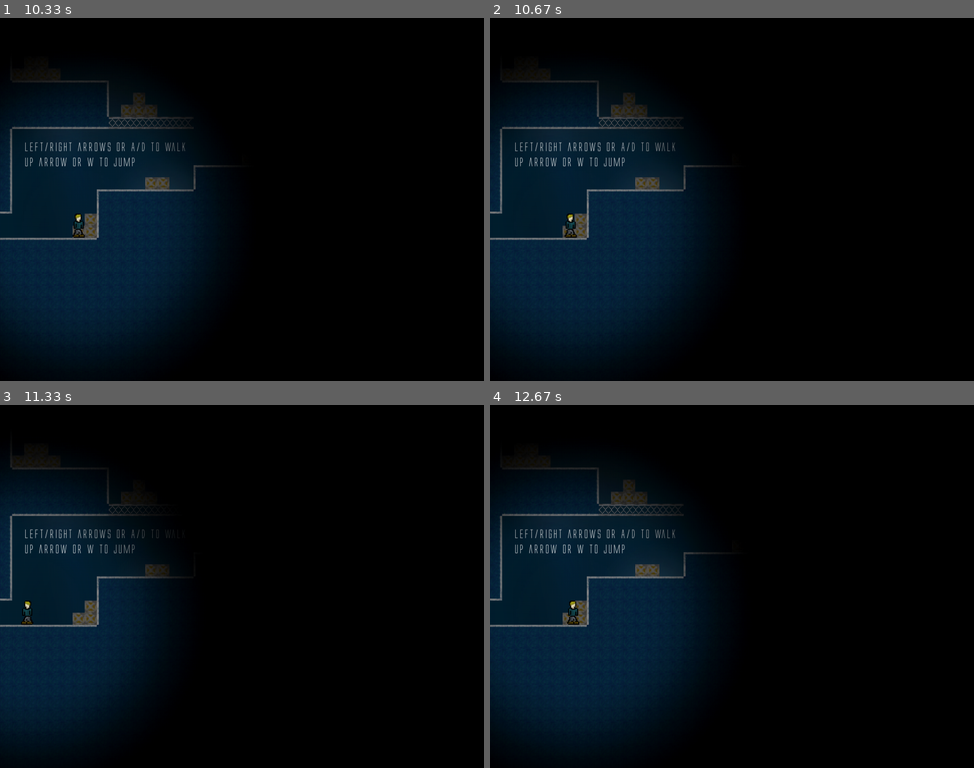
Above: before the commit, frames 1-4 (two rows, left to right).
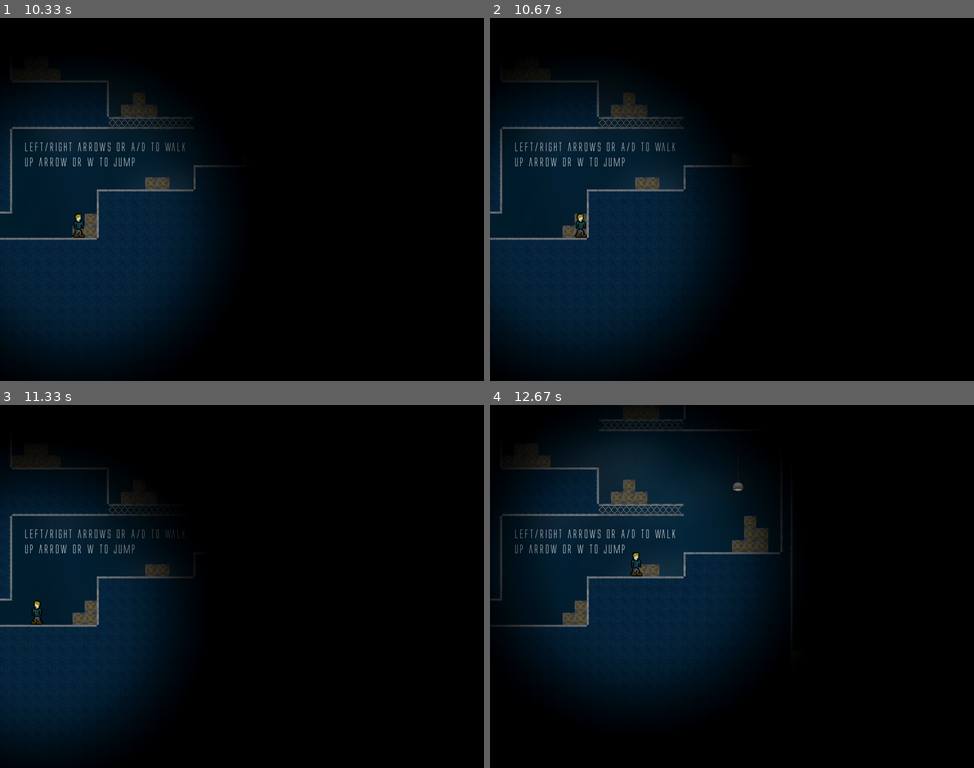
Above: after the commit, the same moments.

Repository: Sigton/stealth
Game: pygame game, started from source/main.py
Same seed, same stepped clock (60 frames per second), same inputs: the game is played once before the commit and once after it.
Inputs:
- Up to frame 1 (10.33 s): hold Left 0.33-0.87 s; tap Ctrl at 0.9 s; hold Left 1.23-1.63 s; hold Up 1.67-2.03 s; hold Right 2.07-2.7 s; hold Left 2.73-3.2 s; hold Right 3.23-3.7 s; hold Up 3.73-4.03 s; hold Right 4.07-4.53 s; hold Left 4.57-5.1 s; hold Left 5.13-5.53 s; hold Up 5.57-5.93 s; hold Right 5.97-6.6 s; hold Left 6.63-7.1 s; hold Right 7.13-7.6 s; hold Up 7.63-7.93 s; hold Right 7.97-8.43 s; hold Left 8.47-9 s; hold Left 9.03-9.43 s; hold Up 9.47-9.83 s; hold Right from 9.87 s (still down)
- Up to frame 2 (10.67 s): release Right at 10.5 s; tap Ctrl at 10.53 s
- Up to frame 3 (11.33 s): hold Left from 10.87 s (still down); tap Ctrl at 10.93, 11.23 s
- Up to frame 4 (12.67 s): release Left at 11.33 s; hold Right 11.37-11.83 s; tap Ctrl at 11.43, 11.73, 11.93, 12.27, 12.57 s; hold Up 11.87-12.17 s; hold Right from 12.2 s (still down)

Frame 1 is identical in both runs. In frame 2, 0.2% of the frame differs, in the area x 15-20%, y 53-61%; in frame 3, 0.2%; in frame 4, 20%, in the area x 0-63%, y 2-96%.

Commit message:
Fixed bug

Diff:
--- a/source/player.py
+++ b/source/player.py
@@ -241,6 +241,16 @@
 
         return True if len(ladder_hit_list) else False
 
+    def at_wall(self, direction):
+
+        # Checks if the player is at a wall
+
+        self.rect.x += 24 * direction
+        hit_list = pygame.sprite.spritecollide(self, self.level.platform_list, False)
+        self.rect.x -= 24 * direction
+
+        return True if len(hit_list) else False
+
     def do_crouch(self):
 
         at_wall_l = False
@@ -255,24 +265,7 @@
             else:
                 at_wall_l = self.at_wall(-1)
 
-            if (not at_wall_l) and at_wall_r:
-                self.crouching = True
-
-                if self.rect.height == 48:
-                    self.rect.height = 24
-                    self.rect.width = 48
-                    self.rect.y += 24
-                    self.rect.x -= 24
-
-            elif (not at_wall_r) and at_wall_l:
-                self.crouching = True
-
-                if self.rect.height == 48:
-                    self.rect.height = 24
-                    self.rect.width = 48
-                    self.rect.y += 24
-
-            elif not (at_wall_l or at_wall_r):
+            if not(at_wall_l or at_wall_r):
                 self.crouching = True
 
                 if self.rect.height == 48:
@@ -295,16 +288,6 @@
                 if self.direction == "L":
                     self.rect.x += 24
 
-    def at_wall(self, direction):
-
-        # Checks if the player is at a wall
-
-        self.rect.x += 24 * direction
-        hit_list = pygame.sprite.spritecollide(self, self.level.platform_list, False)
-        self.rect.x -= 24 * direction
-
-        return True if len(hit_list) else False
-
     def can_stand(self):
 
         # This checks if there is a roof directly above the player
